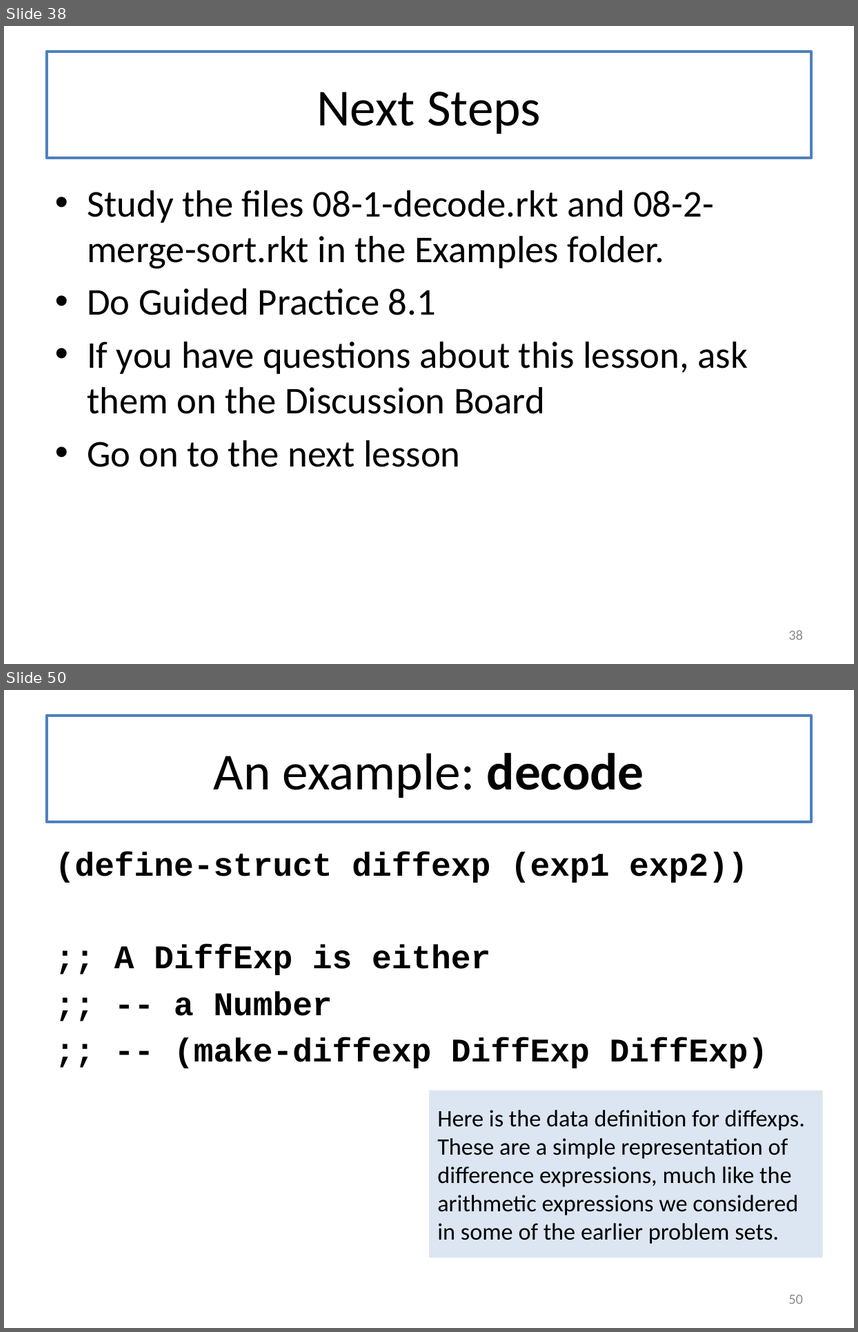
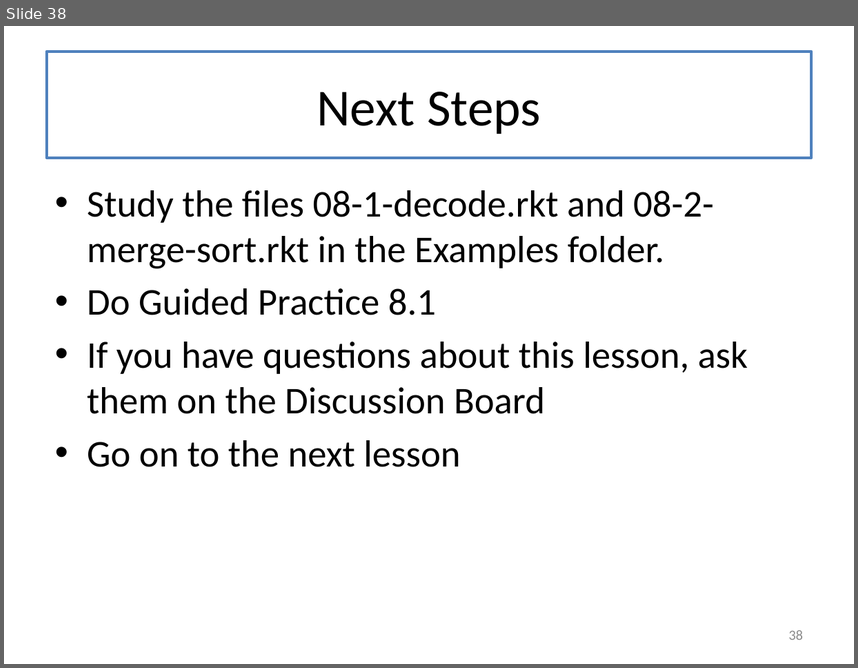
Before and after one commit to mwand/cs5010f17, a slide deck: Slides/Lesson 8.1 General Recursion.pptx. Shown one above the other, each under a label of ours: slides 38 and 50 before the commit, slide 38 after it; the slides between them are not shown. The pictures are 858x1332 and 858x668 pixels, drawn with LibreOffice and Linux fonts; fonts in the diff are those of the drawing. Boxes give left, top, right and bottom in pixels: in the first picture for what was removed or moved away, otherwise in the second. Text is boxed around its words. In the diff, an @@ line names an element or a change of style, - is before the commit and + after.

```diff
--- a/Slides/Lesson 8.1 General Recursion.pptx
+++ b/Slides/Lesson 8.1 General Recursion.pptx
@@ slide 50 removed at (x1=4, y1=690, x2=854, y2=1328), background #FFFFFF @@
@@ title removed at (x1=47, y1=716, x2=811, y2=822) @@
-An example: decode
@@ text removed at (x1=55, y1=852, x2=769, y2=1068) @@
-(define-struct diffexp (exp1 exp2))
-;; A DiffExp is either
-;; -- a Number
-;; -- (make-diffexp DiffExp DiffExp)
@@ rectangle removed at (x1=429, y1=1090, x2=822, y2=1257) @@
-Here is the data definition for diffexps. These are a simple representation of difference expressions, much like the arithmetic expressions we considered in some of the earlier problem sets.
@@ page number removed at (x1=789, y1=1294, x2=803, y2=1303) @@
-50
```
Also in this commit, not shown: 1 slide changed, 24 other slides removed, 2 other files.
